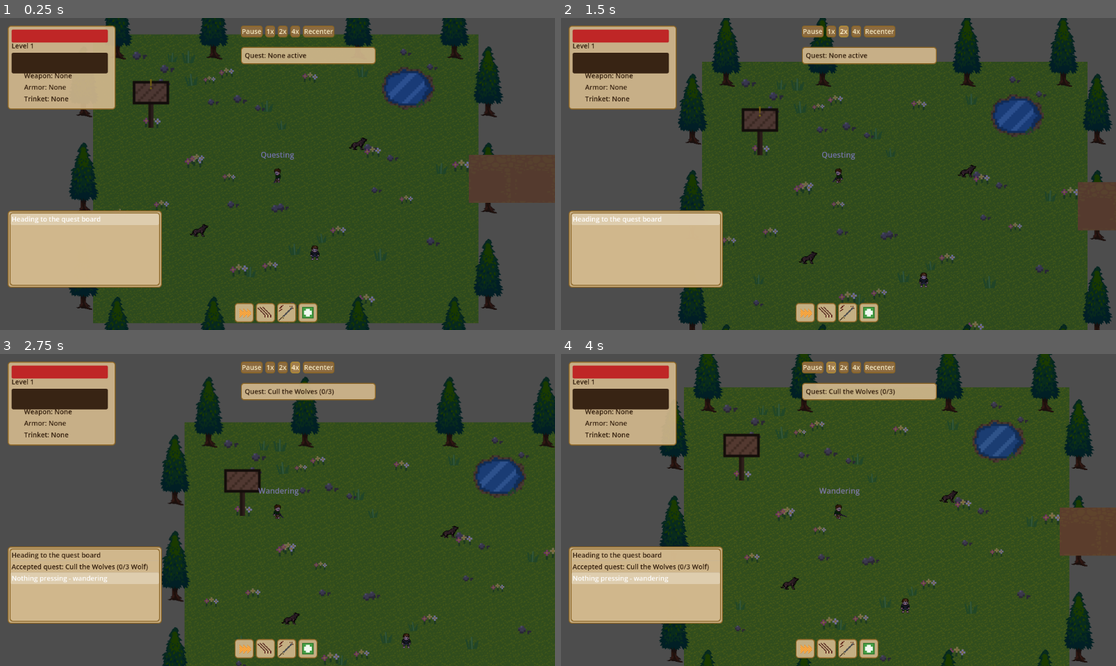
Above: before the commit, frames 1-4 (two rows, left to right).
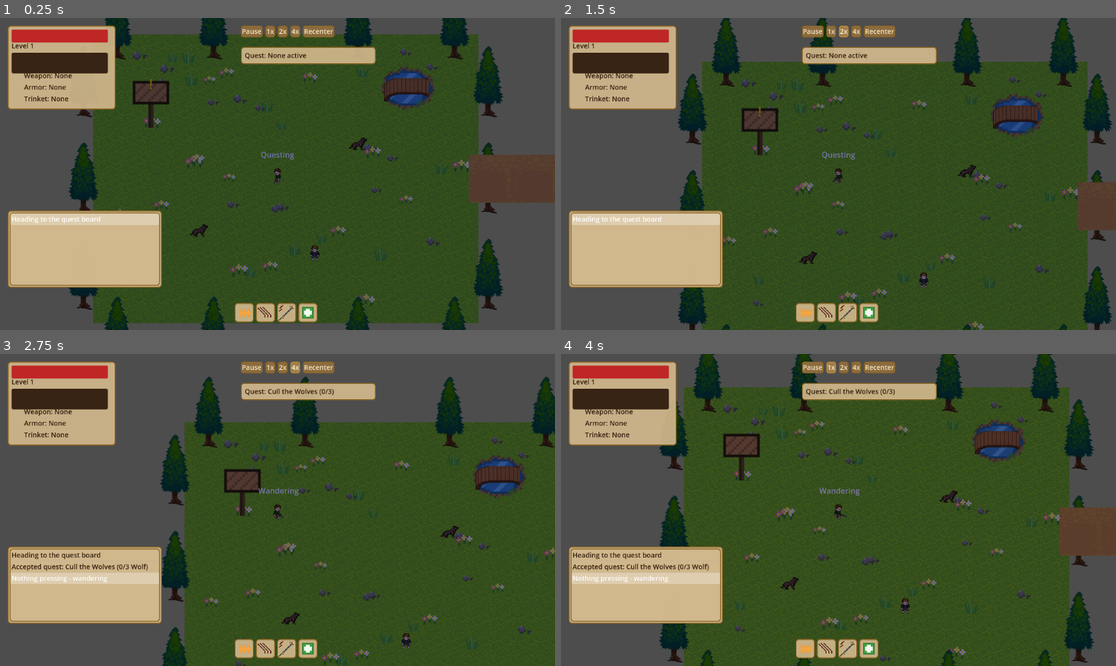
Above: after the commit, the same moments.

Repository: HexaLoid/ai-world-spectator
Game: Godot game, scene res://scenes/Main.tscn
Same seed, same stepped clock (60 frames per second), same inputs: the game is played once before the commit and once after it.
Inputs:
- Up to frame 1 (0.25 s): no input
- Up to frame 2 (1.5 s): click "1x" at 0.5 s; click "2x" at 1.25 s
- Up to frame 3 (2.75 s): click "4x" at 2 s
- Up to frame 4 (4 s): click "Recenter" at 2.75 s; click "1x" at 3.5 s

The runs differ from the first frame. In frame 1, 0.4% of the frame differs, in the area x 69-78%, y 19-27%; in frame 2, 0.4%; in frame 3, 0.4%, in the area x 85-94%, y 35-44%; in frame 4, 0.4%.

Commit message:
Add a signature structural landmark to each zone
A wooden bridge arcs over Thornfield Meadow's pond, a weathered stone
archway stands alone in Blackthorn Forest, and a dark gatehouse tower
flanked by two torches guards the Sundered Crypt boss room. All four
sprites were cropped from the already-committed, already-attributed LPC
character atlas (lpc_base_out_atlas.png) using Image.getbbox() — unlike
the terrain atlas, these props already carry real per-sprite alpha
transparency, so no chroma-keying was needed.

Pure .tscn-level sprite placement, no new code, no collision (matching
this project's existing conventions).

Co-Authored-By: Claude Sonnet 5 <noreply@anthropic.com>
Claude-Session: https://claude.ai/code/session_01Fc5c8NBqk5Mn1GjT4akzDk

Diff:
--- a/scenes/world/BlackthornForest.tscn
+++ b/scenes/world/BlackthornForest.tscn
@@ -10,6 +10,7 @@
 [ext_resource type="Texture2D" path="res://assets/tiles/decor_grass_tuft.png" id="8_tuft"]
 [ext_resource type="Texture2D" path="res://assets/tiles/decor_rock.png" id="9_rock"]
 [ext_resource type="Texture2D" path="res://assets/tiles/decor_pond.png" id="10_pond"]
+[ext_resource type="Texture2D" path="res://assets/tiles/ruin_archway.png" id="11_archway"]
 
 [node name="BlackthornForest" type="Node2D"]
 
@@ -39,6 +40,12 @@
 texture = ExtResource("10_pond")
 position = Vector2(-230, -170)
 scale = Vector2(1.3, 1.3)
+
+[node name="RuinArchway" type="Sprite2D" parent="."]
+modulate = Color(0.72, 0.78, 0.7, 1.0)
+texture = ExtResource("11_archway")
+position = Vector2(220, -170)
+scale = Vector2(1.5, 1.5)
 
 [node name="SpawnPointWolf1" parent="." instance=ExtResource("1_spawnpoint")]
 position = Vector2(150, -80)
--- a/scenes/world/SunderedCrypt.tscn
+++ b/scenes/world/SunderedCrypt.tscn
@@ -6,6 +6,8 @@
 [ext_resource type="Texture2D" path="res://assets/tiles/terrain_stone.png" id="4_stone"]
 [ext_resource type="Script" path="res://scripts/world/decoration_scatter.gd" id="5_decor"]
 [ext_resource type="Texture2D" path="res://assets/tiles/decor_rock.png" id="6_rock"]
+[ext_resource type="Texture2D" path="res://assets/tiles/ruin_crypt_tower.png" id="7_tower"]
+[ext_resource type="Texture2D" path="res://assets/tiles/ruin_torch.png" id="8_torch"]
 
 [node name="SunderedCrypt" type="Node2D"]
 
@@ -30,6 +32,22 @@
 area_min = Vector2(-190, -190)
 area_max = Vector2(190, 190)
 
+[node name="RuinTower" type="Sprite2D" parent="."]
+modulate = Color(0.75, 0.72, 0.8, 1.0)
+texture = ExtResource("7_tower")
+position = Vector2(0, -130)
+scale = Vector2(1.3, 1.3)
+
+[node name="TorchLeft" type="Sprite2D" parent="."]
+texture = ExtResource("8_torch")
+position = Vector2(-55, -70)
+scale = Vector2(1.6, 1.6)
+
+[node name="TorchRight" type="Sprite2D" parent="."]
+texture = ExtResource("8_torch")
+position = Vector2(55, -70)
+scale = Vector2(1.6, 1.6)
+
 [node name="SpawnPointCryptLord" parent="." instance=ExtResource("1_spawnpoint")]
 position = Vector2(0, 0)
 respawn_delay_s = 90.0
--- a/scenes/world/ThornfieldMeadow.tscn
+++ b/scenes/world/ThornfieldMeadow.tscn
@@ -12,6 +12,7 @@
 [ext_resource type="Texture2D" path="res://assets/tiles/decor_grass_tuft.png" id="10_tuft"]
 [ext_resource type="Texture2D" path="res://assets/tiles/decor_rock.png" id="11_rock"]
 [ext_resource type="Texture2D" path="res://assets/tiles/decor_pond.png" id="12_pond"]
+[ext_resource type="Texture2D" path="res://assets/tiles/ruin_bridge.png" id="13_bridge"]
 
 [node name="ThornfieldMeadow" type="Node2D"]
 
@@ -39,6 +40,11 @@
 texture = ExtResource("12_pond")
 position = Vector2(250, -190)
 scale = Vector2(1.4, 1.4)
+
+[node name="Bridge" type="Sprite2D" parent="."]
+texture = ExtResource("13_bridge")
+position = Vector2(250, -185)
+scale = Vector2(1.1, 1.1)
 
 [node name="QuestGiver" parent="." instance=ExtResource("6_questgiver")]
 position = Vector2(-280, -160)
Binary file added: assets/tiles/ruin_archway.png
Not shown, added: assets/tiles/ruin_archway.png.import
Binary file added: assets/tiles/ruin_bridge.png
Not shown, added: assets/tiles/ruin_bridge.png.import
Binary file added: assets/tiles/ruin_crypt_tower.png
Not shown, added: assets/tiles/ruin_crypt_tower.png.import
Binary file added: assets/tiles/ruin_torch.png
Not shown, added: assets/tiles/ruin_torch.png.import
Not shown: 1 places in scenes/world/BlackthornForest.tscn that only renumber resources
Not shown: 1 places in scenes/world/SunderedCrypt.tscn that only renumber resources
Not shown: 1 places in scenes/world/ThornfieldMeadow.tscn that only renumber resources
Not shown, added: docs/superpowers/specs/2026-09-24-zone-landmarks-design.md
